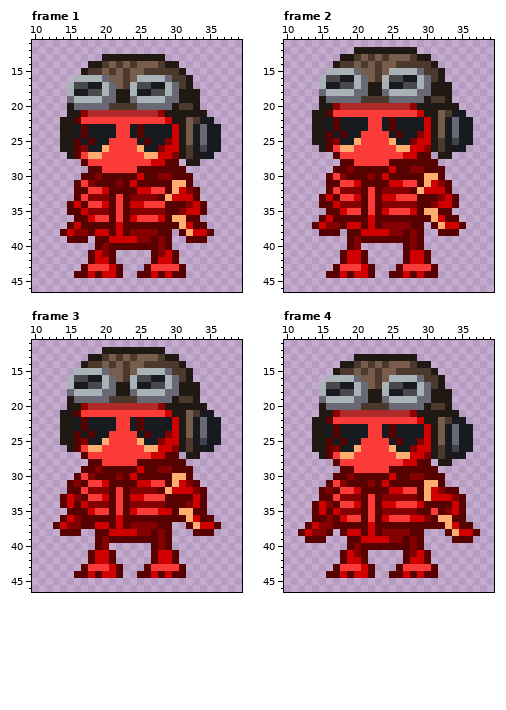
Animated GIF sprite -- export by tokenid/1605/1605_west_idle.gif. Above is the file before it was changed.
The file is 480x480 pixels, drawn in blocks of 10x10; one block is one cell here. Shown: frame 1: x 10..39, y 11..46; frame 2: x 10..39, y 11..46; frame 3: x 10..39, y 11..46; frame 4: x 10..39, y 11..46. The commit also changed other frames, which this record leaves out.
The result:
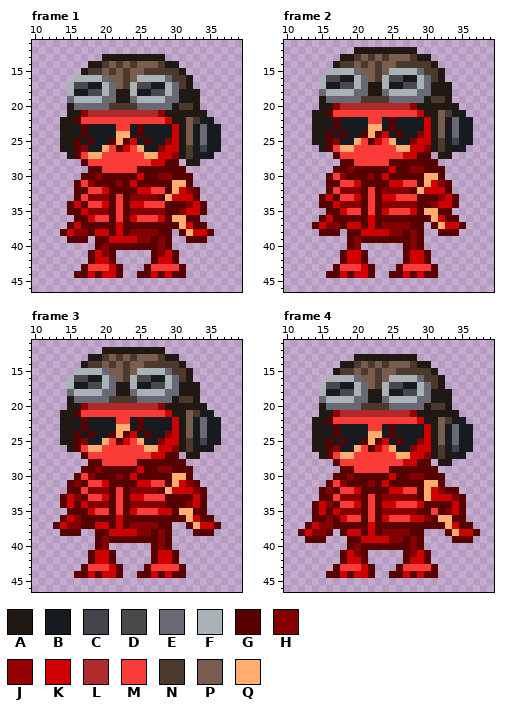
Palette (. is transparent): A #201812  B #171b1f  C #43434c  D #49494b  E #696976  F #a9b2b7  G #570100  H #850000  J #920000  K #d10000  L #af2a28  M #fa3b38  N #4c392d  P #785c4c  Q #ffae70
What changed:
--- frame 1
@@ x 19..26 @@
 23 BBBMMBGB
-24 BBBMMBGB
-25 BBMMMMBG
-26 BQMMMMQB
+24 BBBQQBGB
+25 BBGQGKBG
+26 BQMGKMQB
 27 QMMMMMMQ
--- frame 2
@@ x 19..26 @@
 22 BBBMMBGB
-23 BBBMMBGB
-24 BBMMMMBG
-25 BQMMMMQB
+23 BBBQQBGB
+24 BBGQGKBG
+25 BQMGKMQB
 26 QMMMMMMQ
--- frame 3: the same change as frame 2
--- frame 4: the same change as frame 1
